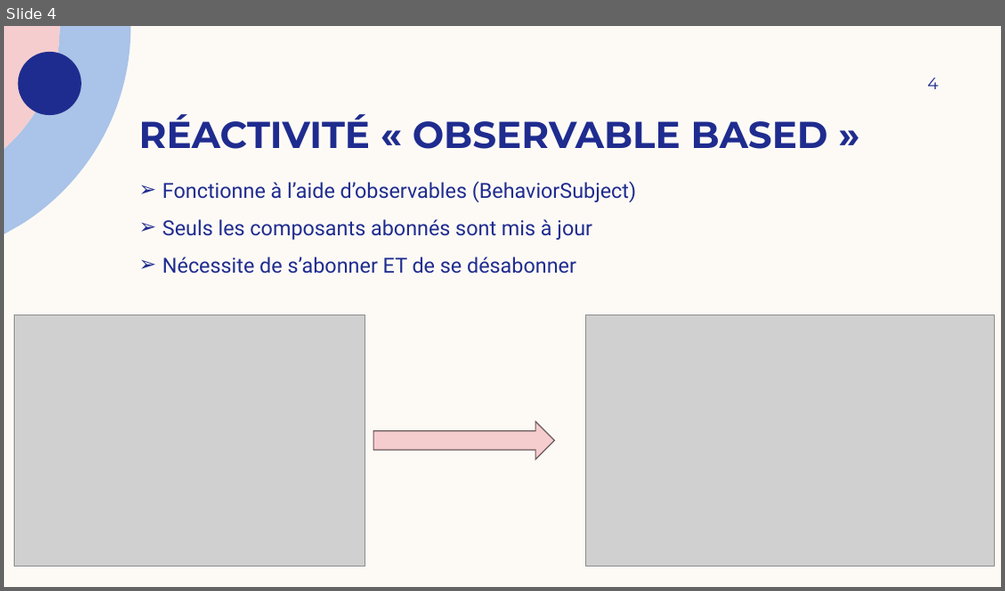
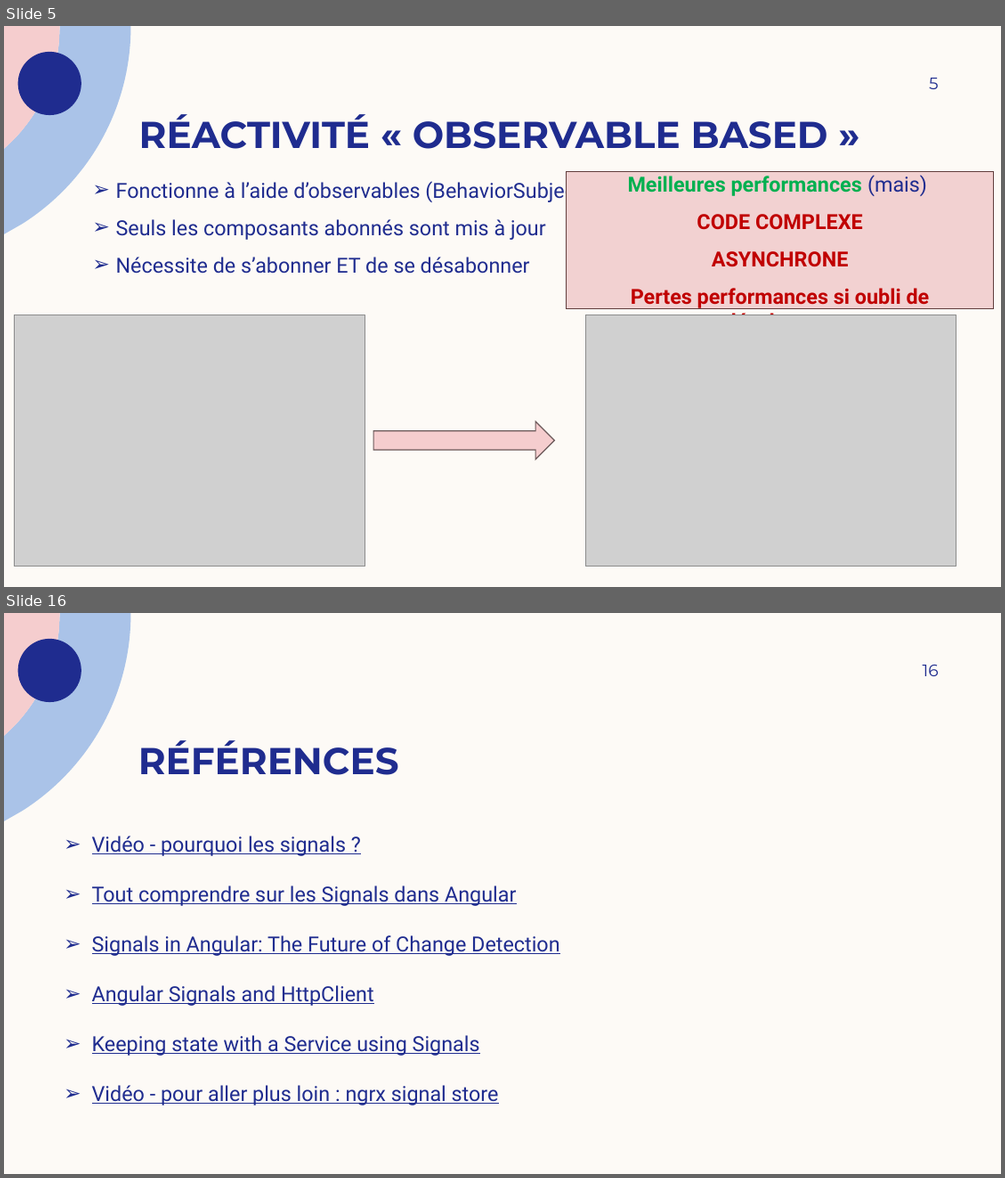
Before and after one commit to JeromeD1/angular-signaux, a slide deck: Angular signals - présentation.pptx. Shown one above the other, each under a label of ours: slide 4 before the commit, slides 5 and 16 after it; the slides between them are not shown. The pictures are 1005x591 and 1005x1178 pixels, drawn with LibreOffice and Linux fonts; fonts in the diff are those of the drawing; grey boxes stand for pictures. Boxes give left, top, right and bottom in pixels: in the first picture for what was removed or moved away, otherwise in the second. Text is boxed around its words. In the diff, an @@ line names an element or a change of style, - is before the commit and + after.

```diff
--- a/Angular signals - présentation.pptx
+++ b/Angular signals - présentation.pptx
@@ slide 16 added at (4, 613, 1001, 1174), background #FDFAF6; not listed: 3 template elements that a slide beside it also shows @@
@@ page number added at (922, 665, 938, 676), 16 pt, text #1F2C8F @@
+16
@@ title added at (138, 740, 399, 775), 36 pt, text #1F2C8F, bold @@
+RÉFÉRENCES
@@ text added at (92, 835, 559, 1105), 20 pt, text #1F2C8F, underline @@
+➢ Vidéo - pourquoi les signals ?
+➢ Tout comprendre sur les Signals dans Angular
+➢ Signals in Angular: The Future of Change Detection
+➢ Angular Signals and HttpClient
+➢ Keeping state with a Service using Signals
+➢ Vidéo - pour aller plus loin : ngrx signal store
@@ what was slide 4 is now slide 5 @@
@@ slide 5 changed as well @@
@@ page number at (929, 78, 938, 89): text changed @@
-4
+5
@@ text "Fonctionne à l’aide d’observables (BehaviorSubject)": place and size @@
-text "Fonctionne à l’aide d’observables (BehaviorSubject)" at (162, 181, 636, 273)
+text "Fonctionne à l’aide d’observables (BehaviorSubject)" at (116, 179, 589, 273)
@@ rectangle added at (566, 172, 994, 309), fill #F2D1D1, outline #613D3D 1 pt, 20 pt, text #C00000, bold @@
+Meilleures performances (mais)
+CODE COMPLEXE
+ASYNCHRONE
+Pertes performances si oubli de désabonner
@@ picture: place and size @@
-picture at (586, 314, 994, 566)
+picture at (586, 314, 956, 566)
```
Also in this commit, not shown: 11 other slides added, 1 slide removed, 2 other files.
